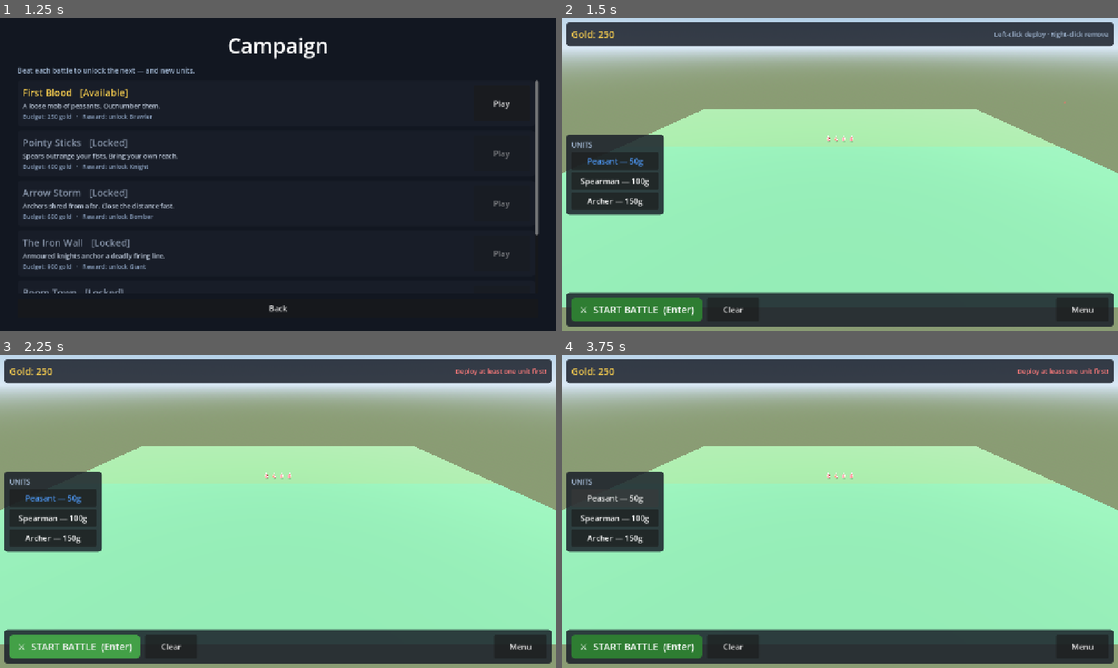
Above: before the commit, frames 1-4 (two rows, left to right).
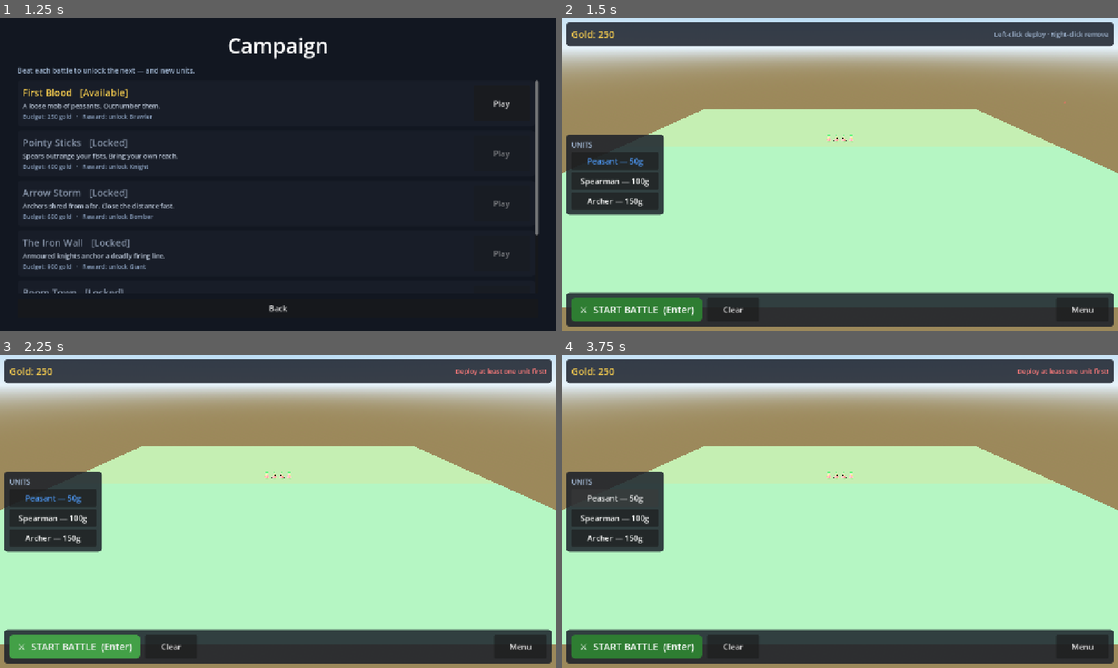
Above: after the commit, the same moments.

Repository: jaygriggsau/sameduck
Game: Godot game, scene res://scenes/Main.tscn
Two runs of this game, one before a commit and one after it. Both use one fixed random seed, a clock stepped at 60 frames per second and the inputs below.
Inputs:
- Up to frame 1 (1.25 s): click "Campaign" at 0.5 s
- Up to frame 2 (1.5 s): click "Play" at 1.25 s
- Up to frame 3 (2.25 s): click "⚔ START BATTLE (Enter)" at 2 s
- Up to frame 4 (3.75 s): click "⚔ START BATTLE (Enter)" at 2.75 s; click "Peasant — 50g" at 3.5 s

Frame 1 is identical in both runs. In frame 2, 49% of the frame differs, in the area x 0-100%, y 20-100%; in frame 3, 49%; in frame 4, 49%.

Commit message:
Borderlands-style cel shading + Gang-Beasts-style blob units
Art overhaul:
- New Style helper produces toon-shaded materials (DIFFUSE_TOON/SPECULAR_TOON)
  with a bold black ink outline via an inverted-hull culled-front grown
  next_pass. Cached by colour so the army shares a few materials.
- Units are now chunky, soft "Gang Beasts"-style blobs: fat rounded torso, big
  head with eyes (facing the enemy), stubby visual legs/feet, and floppy
  jointed arms with hands. Collision capsule made shorter/fatter (lower CoM).
- Ground, projectiles and materials all use the toon look; warmer key light,
  lower ambient for crisper cel bands, stylized sky.

Verified by rendering the scene via Xvfb and an autobattle smoke test.

https://claude.ai/code/session_018Rw3TJtXTzeM8sAcv6E2nx

Diff:
--- /dev/null
+++ b/scripts/Style.gd
@@ -0,0 +1,39 @@
+class_name Style
+extends RefCounted
+## Borderlands-style material helpers: flat cel/toon shading plus a bold black
+## ink outline (inverted-hull via a culled-front grown next_pass). Materials are
+## cached by colour so the whole army can share a handful of resources.
+
+static var _cache: Dictionary = {}
+
+const OUTLINE_COLOR := Color(0.05, 0.05, 0.07)
+
+## A toon-shaded material with an ink outline. `outline` is the hull grow width
+## in world units (0 disables the outline).
+static func toon(color: Color, outline: float = 0.03) -> StandardMaterial3D:
+	var key := "%s|%f" % [color.to_html(true), outline]
+	if _cache.has(key):
+		return _cache[key]
+	var m := StandardMaterial3D.new()
+	m.albedo_color = color
+	m.roughness = 1.0
+	m.metallic = 0.0
+	m.diffuse_mode = BaseMaterial3D.DIFFUSE_TOON
+	m.specular_mode = BaseMaterial3D.SPECULAR_TOON
+	if outline > 0.0:
+		m.next_pass = _outline(outline)
+	_cache[key] = m
+	return m
+
+## A toon material with no outline (for large flat surfaces like the ground).
+static func flat(color: Color) -> StandardMaterial3D:
+	return toon(color, 0.0)
+
+static func _outline(width: float) -> StandardMaterial3D:
+	var o := StandardMaterial3D.new()
+	o.shading_mode = BaseMaterial3D.SHADING_MODE_UNSHADED
+	o.albedo_color = OUTLINE_COLOR
+	o.cull_mode = BaseMaterial3D.CULL_FRONT
+	o.grow = true
+	o.grow_amount = width
+	return o
--- a/scripts/units/Projectile.gd
+++ b/scripts/units/Projectile.gd
@@ -38,11 +38,7 @@
 		var bm := BoxMesh.new()
 		bm.size = Vector3(0.08, 0.08, 0.7)
 		mesh.mesh = bm
-	var mat := StandardMaterial3D.new()
-	mat.albedo_color = _accent
-	mat.emission_enabled = true
-	mat.emission = _accent * 0.6
-	mesh.material_override = mat
+	mesh.material_override = Style.toon(_accent, 0.02)
 	add_child(mesh)
 
 func _physics_process(delta: float) -> void:
--- a/scripts/units/Unit.gd
+++ b/scripts/units/Unit.gd
@@ -73,8 +73,8 @@
 # --- Construction ---------------------------------------------------------
 func _build_body() -> void:
 	var s: float = stats.get("scale", 1.0)
-	var radius := 0.34 * s
-	var t_height := 1.5 * s   # full capsule height incl. caps
+	var radius := 0.42 * s
+	var t_height := 1.1 * s   # full capsule height incl. caps (chunky blob body)
 	var mass: float = stats.get("mass", 3.0)
 
 	torso = RigidBody3D.new()
@@ -105,37 +105,70 @@
 		# A custom model replaces the capsule body, head, weapon and arms.
 		return
 
-	# --- Default procedural body ---
-	var body_mesh := MeshInstance3D.new()
-	var caps_mesh := CapsuleMesh.new()
-	caps_mesh.radius = radius
-	caps_mesh.height = t_height
-	body_mesh.mesh = caps_mesh
-	body_mesh.material_override = _make_material(_team_color)
-	torso.add_child(body_mesh)
-
-	# Head (visual only, sits on top of the torso)
-	var head := MeshInstance3D.new()
-	var head_mesh := SphereMesh.new()
-	head_mesh.radius = radius * 0.85
-	head_mesh.height = radius * 1.7
-	head.mesh = head_mesh
-	head.position = Vector3(0, t_height * 0.5 + radius * 0.5, 0)
-	head.material_override = _make_material(_team_color.lightened(0.15))
+	# --- Default body: a chunky, soft "Gang Beasts"-style blob ---
+	_build_blob(s, radius, t_height, mass)
+
+## Builds the blobby humanoid: fat rounded torso, big head with eyes, stubby
+## visual legs/feet, and two floppy jointed arms. Everything uses toon+outline
+## materials for the Borderlands look.
+func _build_blob(s: float, radius: float, t_height: float, mass: float) -> void:
+	var skin := Color("#c98a5a")
+	var body_col := _team_color
+	# Which way the character looks (toward the enemy half).
+	var face: float = -1.0 if team == GameManager.Team.A else 1.0
+
+	# Torso: a fat capsule "bean".
+	var body := _make_mesh_part(_capsule(radius * 1.06, t_height + 0.18 * s), Vector3.ZERO, body_col, 0.035 * s)
+	torso.add_child(body)
+
+	# Head: a big rounded blob sitting on the shoulders.
+	var head_r := 0.36 * s
+	var head_y := t_height * 0.5 + head_r * 0.72
+	var head := _make_mesh_part(_sphere(head_r), Vector3(0, head_y, 0), skin, 0.035 * s)
 	torso.add_child(head)
 
-	# Weapon / accent nub on the front, so facing is readable.
-	var weapon := MeshInstance3D.new()
-	var weapon_mesh := BoxMesh.new()
-	weapon_mesh.size = Vector3(0.12, 0.12, 0.9) * s
-	weapon.mesh = weapon_mesh
-	weapon.position = Vector3(radius * 0.9, t_height * 0.1, radius + 0.3 * s)
-	weapon.material_override = _make_material(accent)
-	torso.add_child(weapon)
-
-	# Dangling arms as separate jointed rigid bodies.
-	_build_arm(-1.0, radius, t_height, s, mass, accent)
-	_build_arm(1.0, radius, t_height, s, mass, accent)
+	# Eyes: two little dark dots facing the enemy.
+	var eye_r := 0.06 * s
+	var eye_z := face * head_r * 0.82
+	torso.add_child(_make_mesh_part(_sphere(eye_r), Vector3(-0.13 * s, head_y + 0.05 * s, eye_z), Color(0.08, 0.08, 0.1), 0.0))
+	torso.add_child(_make_mesh_part(_sphere(eye_r), Vector3(0.13 * s, head_y + 0.05 * s, eye_z), Color(0.08, 0.08, 0.1), 0.0))
+
+	# Stubby legs + feet (visual only, fixed to the torso).
+	for side in [-1.0, 1.0]:
+		var leg_x: float = side * 0.22 * s
+		var leg := _make_mesh_part(_capsule(0.16 * s, 0.42 * s), Vector3(leg_x, -t_height * 0.5 - 0.02 * s, 0), body_col, 0.03 * s)
+		torso.add_child(leg)
+		var foot := _make_mesh_part(_squashed_sphere(0.17 * s), Vector3(leg_x, -t_height * 0.5 - 0.22 * s, face * 0.06 * s), skin.darkened(0.25), 0.025 * s)
+		torso.add_child(foot)
+
+	# Floppy jointed arms.
+	_build_arm(-1.0, radius, t_height, s, mass, skin)
+	_build_arm(1.0, radius, t_height, s, mass, skin)
+
+func _make_mesh_part(mesh: Mesh, pos: Vector3, color: Color, outline: float) -> MeshInstance3D:
+	var mi := MeshInstance3D.new()
+	mi.mesh = mesh
+	mi.position = pos
+	mi.material_override = Style.toon(color, outline)
+	return mi
+
+func _capsule(r: float, h: float) -> CapsuleMesh:
+	var m := CapsuleMesh.new()
+	m.radius = r
+	m.height = max(h, 2.0 * r + 0.01)
+	return m
+
+func _sphere(r: float) -> SphereMesh:
+	var m := SphereMesh.new()
+	m.radius = r
+	m.height = r * 2.0
+	return m
+
+func _squashed_sphere(r: float) -> SphereMesh:
+	var m := SphereMesh.new()
+	m.radius = r
+	m.height = r * 1.2
+	return m
 
 ## Instantiates a GLB/scene model, scales it to the desired height, grounds it
 ## on the torso capsule and tints it slightly toward the team colour. Returns
@@ -225,8 +258,8 @@
 	arm.collision_mask = LAYER_WORLD  # arms only collide with the ground
 	add_child(arm)
 
-	var arm_len := 0.6 * s
-	var arm_r := 0.12 * s
+	var arm_len := 0.52 * s
+	var arm_r := 0.15 * s
 	var ashape := CollisionShape3D.new()
 	var acaps := CapsuleShape3D.new()
 	acaps.radius = arm_r
@@ -234,13 +267,9 @@
 	ashape.shape = acaps
 	arm.add_child(ashape)
 
-	var amesh := MeshInstance3D.new()
-	var acaps_mesh := CapsuleMesh.new()
-	acaps_mesh.radius = arm_r
-	acaps_mesh.height = arm_len
-	amesh.mesh = acaps_mesh
-	amesh.material_override = _make_material(accent.lerp(_team_color, 0.5))
-	arm.add_child(amesh)
+	# Stubby team-coloured arm with a little skin-coloured hand at the end.
+	arm.add_child(_make_mesh_part(_capsule(arm_r, arm_len), Vector3.ZERO, _team_color, 0.03 * s))
+	arm.add_child(_make_mesh_part(_sphere(arm_r * 1.15), Vector3(0, -arm_len * 0.5, 0), accent, 0.025 * s))
 
 	# Shoulder anchor in world space.
 	var shoulder := torso.global_position + Vector3(side * (radius + arm_r + 0.02), t_height * 0.25, 0)
@@ -255,10 +284,7 @@
 	joint.node_b = arm.get_path()
 
 func _make_material(col: Color) -> StandardMaterial3D:
-	var m := StandardMaterial3D.new()
-	m.albedo_color = col
-	m.roughness = 0.7
-	return m
+	return Style.toon(col)
 
 func _build_health_bar() -> void:
 	_health_bar = Sprite3D.new()
--- a/scripts/world/Arena.gd
+++ b/scripts/world/Arena.gd
@@ -64,34 +64,33 @@
 	var e := Environment.new()
 	var sky := Sky.new()
 	var sky_mat := ProceduralSkyMaterial.new()
-	sky_mat.sky_top_color = Color("#3a6ea5")
-	sky_mat.sky_horizon_color = Color("#bcd2e8")
-	sky_mat.ground_horizon_color = Color("#bcd2e8")
-	sky_mat.ground_bottom_color = Color("#6b7a5a")
+	sky_mat.sky_top_color = Color("#2f7fd6")
+	sky_mat.sky_horizon_color = Color("#cfe4f2")
+	sky_mat.ground_horizon_color = Color("#cfe4f2")
+	sky_mat.ground_bottom_color = Color("#7a6a48")
+	sky_mat.sun_angle_max = 30.0
 	sky.sky_material = sky_mat
 	e.background_mode = Environment.BG_SKY
 	e.sky = sky
 	e.ambient_light_source = Environment.AMBIENT_SOURCE_SKY
-	e.ambient_light_energy = 0.6
+	e.ambient_light_energy = 0.55  # lower fill = crisper toon bands / more contrast
 	e.tonemap_mode = Environment.TONE_MAPPER_FILMIC
 	env.environment = e
 	add_child(env)
 
 	var sun := DirectionalLight3D.new()
-	sun.rotation_degrees = Vector3(-55, -40, 0)
-	sun.light_energy = 1.1
+	sun.rotation_degrees = Vector3(-52, -40, 0)
+	sun.light_energy = 1.25
+	sun.light_color = Color("#fff2d6")  # warm key light
 	sun.shadow_enabled = true
 	add_child(sun)
 
-	# Ground (visual)
+	# Ground (visual) — toon-shaded.
 	var ground := MeshInstance3D.new()
 	var plane := PlaneMesh.new()
 	plane.size = Vector2(FIELD_X, FIELD_Z)
 	ground.mesh = plane
-	var gmat := StandardMaterial3D.new()
-	gmat.albedo_color = Color("#5d7a4a")
-	gmat.roughness = 1.0
-	ground.material_override = gmat
+	ground.material_override = Style.flat(Color("#6f9152"))
 	add_child(ground)
 
 	# Centre line + zone tints
Not shown, added: scripts/Style.gd.uid
Not shown, changed: README.md
